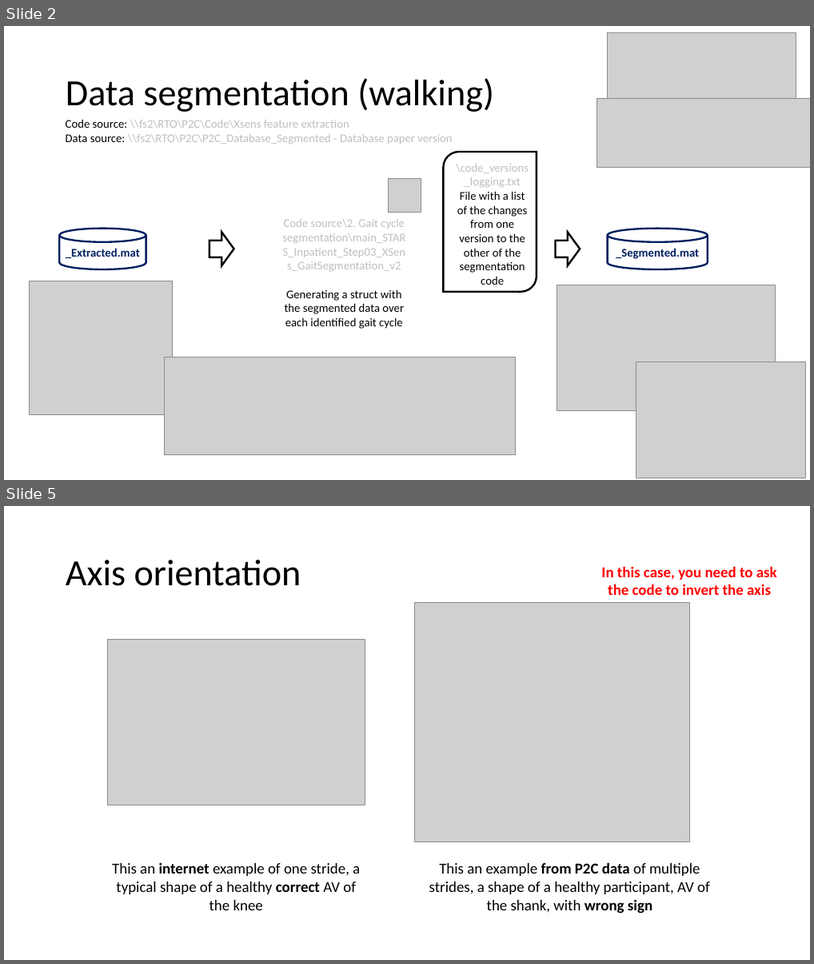
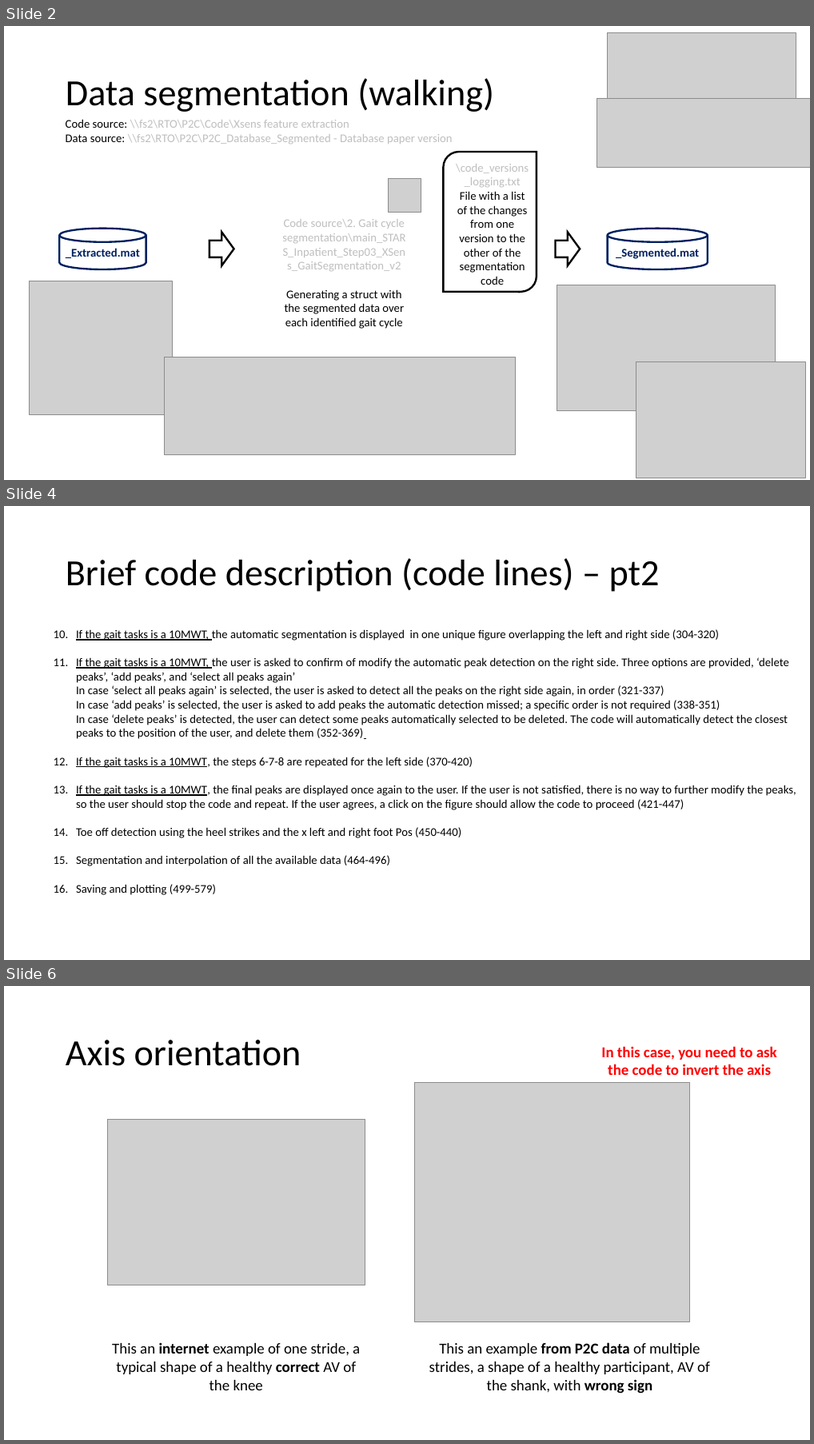
Before and after one commit to xKA1Z0x/IMU-Clinical-Parameter-Extraction, a slide deck: Gait segmentation/Segmentation.pptx. Shown one above the other, each under a label of ours: slides 2 and 5 before the commit, slides 2, 4 and 6 after it; the slides between them are not shown. The pictures are 814x964 and 814x1444 pixels, drawn with LibreOffice and Linux fonts; fonts in the diff are those of the drawing; grey boxes stand for pictures. Boxes give left, top, right and bottom in pixels: in the first picture for what was removed or moved away, otherwise in the second. Text is boxed around its words. In the diff, an @@ line names an element or a change of style, - is before the commit and + after.

```diff
--- a/Gait segmentation/Segmentation.pptx
+++ b/Gait segmentation/Segmentation.pptx
@@ slide 4 added at (4,506,810,960), background #FFFFFF @@
@@ title added at (66,558,660,592), 44 pt, text #000000 @@
+Brief code description (code lines) – pt2
@@ text added at (76,629,797,895), 14 pt, text #000000 @@
+10. If the gait tasks is a 10MWT, the automatic segmentation is displayed in one unique figure overlapping the left and right side (304-320)
+11. If the gait tasks is a 10MWT, the user is asked to confirm of modify the automatic peak detection on the right side. Three options are provided, ‘delete peaks’, ‘add peaks’, and ‘select all peaks again’
+    In case ‘select all peaks again’ is selected, the user is asked to detect all the peaks on the right side again, in order (321-337)
+    In case ‘add peaks’ is selected, the user is asked to add peaks the automatic detection missed; a specific order is not required (338-351)
+    In case ‘delete peaks’ is detected, the user can detect some peaks automatically selected to be deleted. The code will automatically detect the closest peaks to the position of the user, and delete them (352-369)
+12. If the gait tasks is a 10MWT, the steps 6-7-8 are repeated for the left side (370-420)
+13. If the gait tasks is a 10MWT, the final peaks are displayed once again to the user. If the user is not satisfied, there is no way to further modify the peaks, so the user should stop the code and repeat. If the user agrees, a click on the figure should allow the code to proceed (421-447)
+14. Toe off detection using the heel strikes and the x left and right foot Pos (450-440)
+15. Segmentation and interpolation of all the available data (464-496)
+16. Saving and plotting (499-579)
@@ what was slide 5 is now slide 6 @@
```
Also in this commit, not shown: 2 slides changed.
